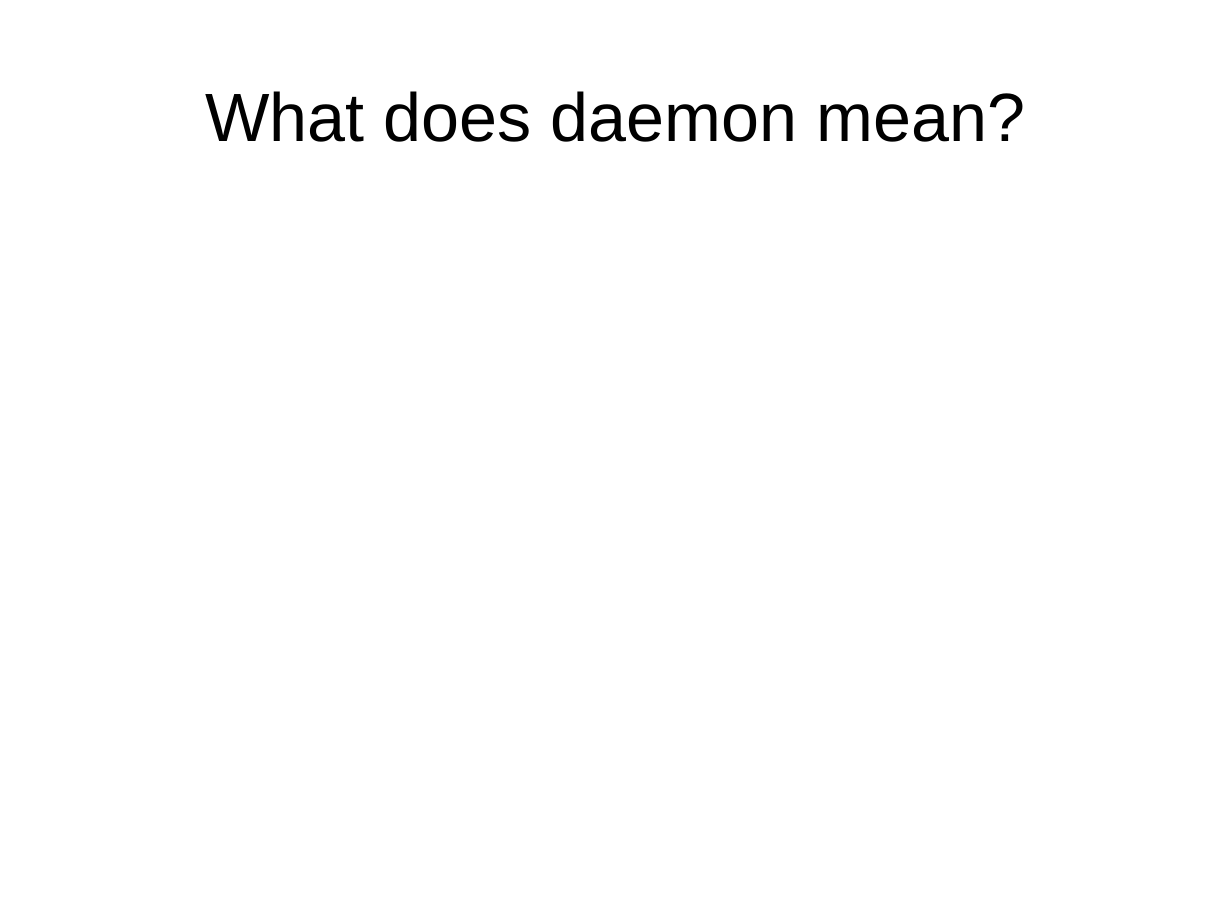
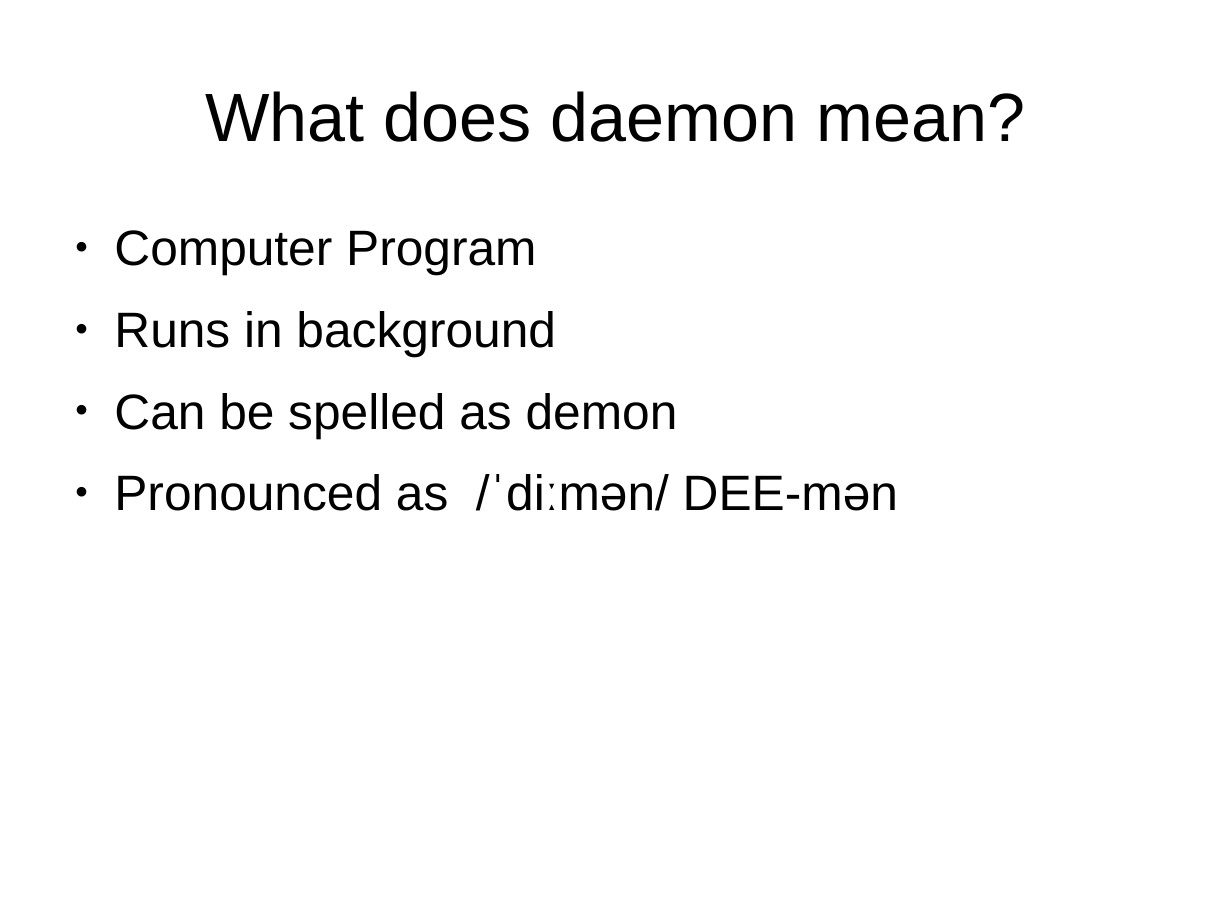
Before and after one commit to Oflameo/openvpn_ws, a slide deck: slide 6 of openvpn.odp. Drawn at 1232x924 pixels with LibreOffice and Linux fonts; fonts in the diff are those of the drawing. Boxes give left, top, right and bottom in pixels: in the first picture for what was removed or moved away, otherwise in the second. Text is boxed around its words. In the diff, an @@ line names an element or a change of style, - is before the commit and + after.

Commit message:
Daemon Page

```diff
--- a/openvpn.odp
+++ b/openvpn.odp
@@ text added at box(114, 230, 898, 511), 32 pt, text #000000 @@
+● Computer Program
+● Runs in background
+● Can be spelled as demon
+● Pronounced as /ˈdiːmən/ DEE-mən
```
Also in this commit, not shown: 3 other files.
